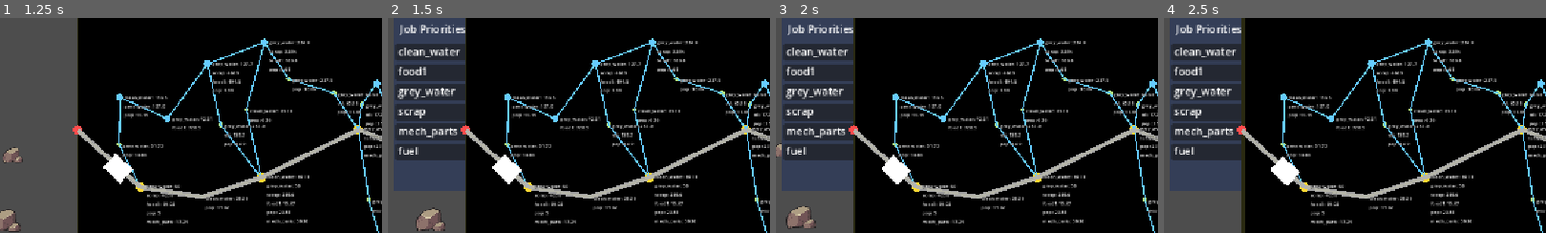
Above: before the commit, frames 1-4 (left to right).
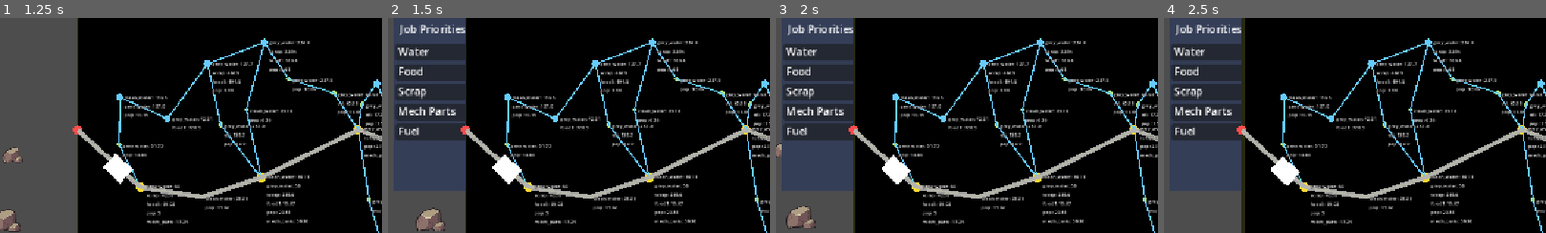
Above: after the commit, the same moments.

Repository: Sphinx111/ed_and_morgs_train_builder
Game: Godot game, scene res://Scenes/traincar.tscn
Two runs of this game, one before a commit and one after it. Both use one fixed random seed, a clock stepped at 60 frames per second and the inputs below.
Inputs (mouse positions are % of the whole screen's width and height, from its top left):
- Up to frame 1 (1.25 s): click (40, 11) at 0.52 s; type "12" at 0.6 s
- Up to frame 2 (1.5 s): click "Workers" at 1.25 s
- Up to frame 3 (2 s): no input
- Up to frame 4 (2.5 s): click "Pass++" at 2 s
The pictures show only the part of the screen within x 0-50%, y 14-64%; the shares and areas given below are measured in that part.

Frame 1 is identical in both runs. In frame 2, 3.2% of the frame differs, in the area x 1-21%, y 13-67%; in frame 3, 3.2%; in frame 4, 3.2%.

Commit message:
JobsController uses job groups
Rather than using resource types, jobs controller prioritises categories.

Diff:
--- a/JobPriorityItem.gd
+++ b/JobPriorityItem.gd
@@ -22,11 +22,18 @@
 	plus_button = get_node("IncreasePriority")
 	minus_button = get_node("ReducePriority")
 	type_label = get_node("TypeLabel")
-	type_label.text = myType
+	type_label.text = _format_category_label(myType)
 	increase_priority_callable = jobsController._on_job_increase_pressed.bind(myIndex)
 	decrease_priority_callable = jobsController._on_job_decrease_pressed.bind(myIndex)
 	plus_button.pressed.connect(increase_priority_callable)
 	minus_button.pressed.connect(decrease_priority_callable)
+
+
+func _format_category_label(category: String) -> String:
+	if category == "":
+		return ""
+	return category.replace("_", " ").capitalize()
+
 
 ## Visual movement and index change
 func _change_index(new_index : int):
--- a/Scenes/JobsController.tscn
+++ b/Scenes/JobsController.tscn
@@ -29,7 +29,7 @@
 offset_right = 362.0
 offset_bottom = 65.0
 script = ExtResource("2_k76hm")
-myType = "clean_water"
+myType = "water"
 
 [node name="IncreasePriority" type="Button" parent="JobPriorityItem"]
 layout_mode = 0
@@ -57,7 +57,7 @@
 offset_top = -1.0
 offset_right = 97.0
 offset_bottom = 22.0
-text = "clean_water"
+text = "Water"
 
 [node name="JobPriorityItem2" type="Panel" parent="."]
 layout_mode = 0
@@ -66,82 +66,82 @@
 offset_right = 362.0
 offset_bottom = 96.0
 script = ExtResource("2_k76hm")
+myType = "food"
+
+[node name="IncreasePriority" type="Button" parent="JobPriorityItem2"]
+layout_mode = 0
+offset_left = 138.0
+offset_top = 3.0
+offset_right = 176.0
+offset_bottom = 41.0
+scale = Vector2(0.5, 0.5)
+theme_override_font_sizes/font_size = 21
+text = "+"
+
+[node name="ReducePriority" type="Button" parent="JobPriorityItem2"]
+layout_mode = 0
+offset_left = 160.0
+offset_top = 3.0
+offset_right = 198.0
+offset_bottom = 41.0
+scale = Vector2(0.5, 0.5)
+theme_override_font_sizes/font_size = 21
+text = "-"
+
+[node name="TypeLabel" type="Label" parent="JobPriorityItem2"]
+layout_mode = 0
+offset_left = 4.0
+offset_top = -1.0
+offset_right = 97.0
+offset_bottom = 22.0
+text = "Food"
+
+[node name="JobPriorityItem3" type="Panel" parent="."]
+layout_mode = 0
+offset_left = 3.0
+offset_top = 101.0
+offset_right = 362.0
+offset_bottom = 126.0
+script = ExtResource("2_k76hm")
 myType = "scrap"
 
-[node name="IncreasePriority" type="Button" parent="JobPriorityItem2"]
-layout_mode = 0
-offset_left = 138.0
-offset_top = 3.0
-offset_right = 176.0
-offset_bottom = 41.0
-scale = Vector2(0.5, 0.5)
-theme_override_font_sizes/font_size = 21
-text = "+"
-
-[node name="ReducePriority" type="Button" parent="JobPriorityItem2"]
-layout_mode = 0
-offset_left = 160.0
-offset_top = 3.0
-offset_right = 198.0
-offset_bottom = 41.0
-scale = Vector2(0.5, 0.5)
-theme_override_font_sizes/font_size = 21
-text = "-"
-
-[node name="TypeLabel" type="Label" parent="JobPriorityItem2"]
-layout_mode = 0
-offset_left = 4.0
-offset_top = -1.0
-offset_right = 97.0
-offset_bottom = 22.0
-text = "clean_water"
-
-[node name="JobPriorityItem3" type="Panel" parent="."]
-layout_mode = 0
-offset_left = 3.0
-offset_top = 101.0
-offset_right = 362.0
-offset_bottom = 126.0
+[node name="IncreasePriority" type="Button" parent="JobPriorityItem3"]
+layout_mode = 0
+offset_left = 138.0
+offset_top = 3.0
+offset_right = 176.0
+offset_bottom = 41.0
+scale = Vector2(0.5, 0.5)
+theme_override_font_sizes/font_size = 21
+text = "+"
+
+[node name="ReducePriority" type="Button" parent="JobPriorityItem3"]
+layout_mode = 0
+offset_left = 160.0
+offset_top = 3.0
+offset_right = 198.0
+offset_bottom = 41.0
+scale = Vector2(0.5, 0.5)
+theme_override_font_sizes/font_size = 21
+text = "-"
+
+[node name="TypeLabel" type="Label" parent="JobPriorityItem3"]
+layout_mode = 0
+offset_left = 4.0
+offset_top = -1.0
+offset_right = 97.0
+offset_bottom = 22.0
+text = "Scrap"
+
+[node name="JobPriorityItem4" type="Panel" parent="."]
+layout_mode = 0
+offset_left = 3.0
+offset_top = 131.0
+offset_right = 362.0
+offset_bottom = 156.0
 script = ExtResource("2_k76hm")
 myType = "mech_parts"
 
-[node name="IncreasePriority" type="Button" parent="JobPriorityItem3"]
-layout_mode = 0
-offset_left = 138.0
-offset_top = 3.0
-offset_right = 176.0
-offset_bottom = 41.0
-scale = Vector2(0.5, 0.5)
-theme_override_font_sizes/font_size = 21
-text = "+"
-
-[node name="ReducePriority" type="Button" parent="JobPriorityItem3"]
-layout_mode = 0
-offset_left = 160.0
-offset_top = 3.0
-offset_right = 198.0
-offset_bottom = 41.0
-scale = Vector2(0.5, 0.5)
-theme_override_font_sizes/font_size = 21
-text = "-"
-
-[node name="TypeLabel" type="Label" parent="JobPriorityItem3"]
-layout_mode = 0
-offset_left = 4.0
-offset_top = -1.0
-offset_right = 97.0
-offset_bottom = 22.0
-text = "clean_water"
-
-[node name="JobPriorityItem4" type="Panel" parent="."]
-layout_mode = 0
-offset_left = 3.0
-offset_top = 131.0
-offset_right = 362.0
-offset_bottom = 156.0
-script = ExtResource("2_k76hm")
-myType = "food1"
-
 [node name="IncreasePriority" type="Button" parent="JobPriorityItem4"]
 layout_mode = 0
 offset_left = 138.0
@@ -168,7 +168,7 @@
 offset_top = -1.0
 offset_right = 97.0
 offset_bottom = 22.0
-text = "clean_water"
+text = "Mech parts"
 
 [node name="JobPriorityItem5" type="Panel" parent="."]
 layout_mode = 0
@@ -177,7 +177,7 @@
 offset_right = 362.0
 offset_bottom = 186.0
 script = ExtResource("2_k76hm")
-myType = "grey_water"
+myType = "fuel"
 
 [node name="IncreasePriority" type="Button" parent="JobPriorityItem5"]
 layout_mode = 0
@@ -205,41 +205,4 @@
 offset_top = -1.0
 offset_right = 97.0
 offset_bottom = 22.0
-text = "clean_water"
-
-[node name="JobPriorityItem6" type="Panel" parent="."]
-layout_mode = 0
-offset_left = 3.0
-offset_top = 190.0
-offset_right = 362.0
-offset_bottom = 215.0
-script = ExtResource("2_k76hm")
-myType = "fuel"
-
-[node name="IncreasePriority" type="Button" parent="JobPriorityItem6"]
-layout_mode = 0
-offset_left = 138.0
-offset_top = 3.0
-offset_right = 176.0
-offset_bottom = 41.0
-scale = Vector2(0.5, 0.5)
-theme_override_font_sizes/font_size = 21
-text = "+"
-
-[node name="ReducePriority" type="Button" parent="JobPriorityItem6"]
-layout_mode = 0
-offset_left = 160.0
-offset_top = 3.0
-offset_right = 198.0
-offset_bottom = 41.0
-scale = Vector2(0.5, 0.5)
-theme_override_font_sizes/font_size = 21
-text = "-"
-
-[node name="TypeLabel" type="Label" parent="JobPriorityItem6"]
-layout_mode = 0
-offset_left = 4.0
-offset_top = -1.0
-offset_right = 97.0
-offset_bottom = 22.0
-text = "clean_water"
+text = "Fuel"
--- a/passengerManager.gd
+++ b/passengerManager.gd
@@ -15,7 +15,7 @@
 const lastNamesList  = ["Smith", "Jones", "LeClair", "McGilligan", "Cuttier", "Founderson", "Embraer", "Einstein", "Damon", "Cruise"]
 
 var available_workers : int = 0
-var work_priorities : Array[String]= ["clean_water", "food1", "grey_water", "scrap", "mech_parts", "fuel", "any"]
+var work_priorities : Array[String]= ["water", "food", "scrap", "mech_parts", "fuel", "any"]
 
 func _ready():
 	for i in range(Globals.passengers_initial_count):
